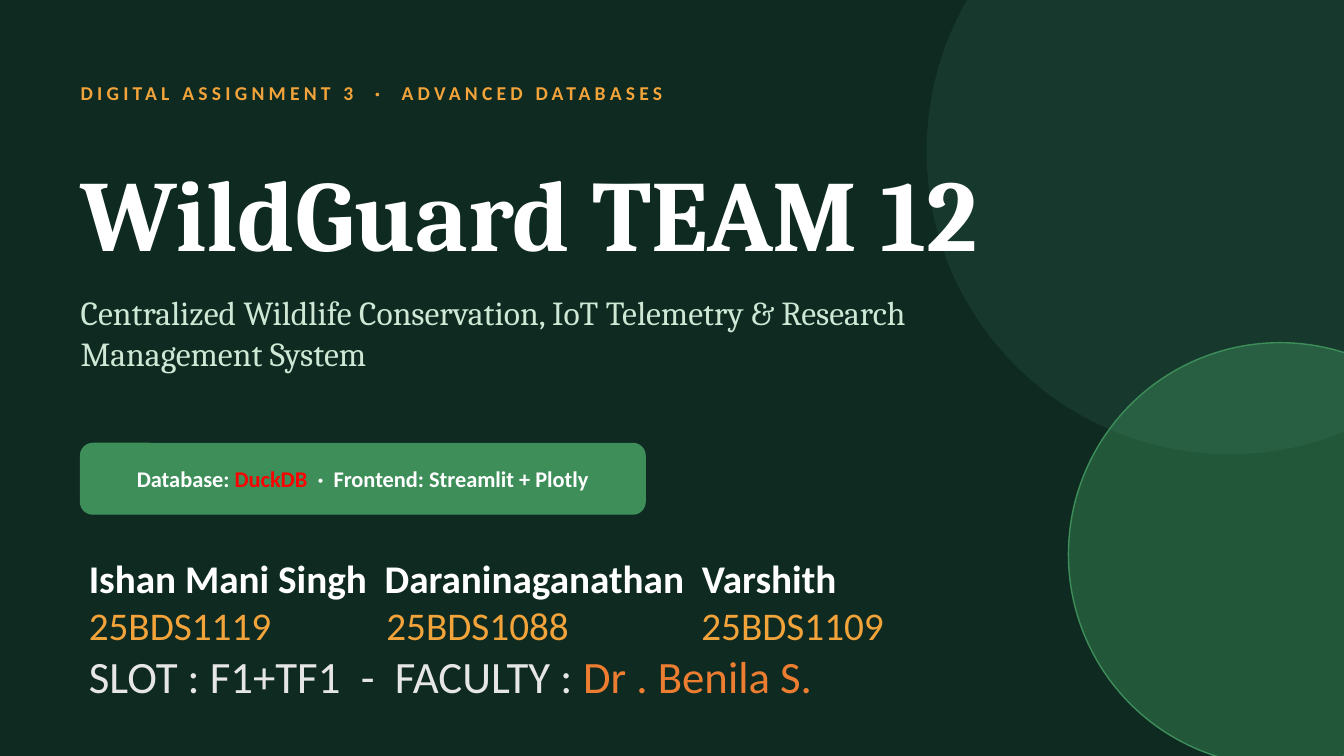
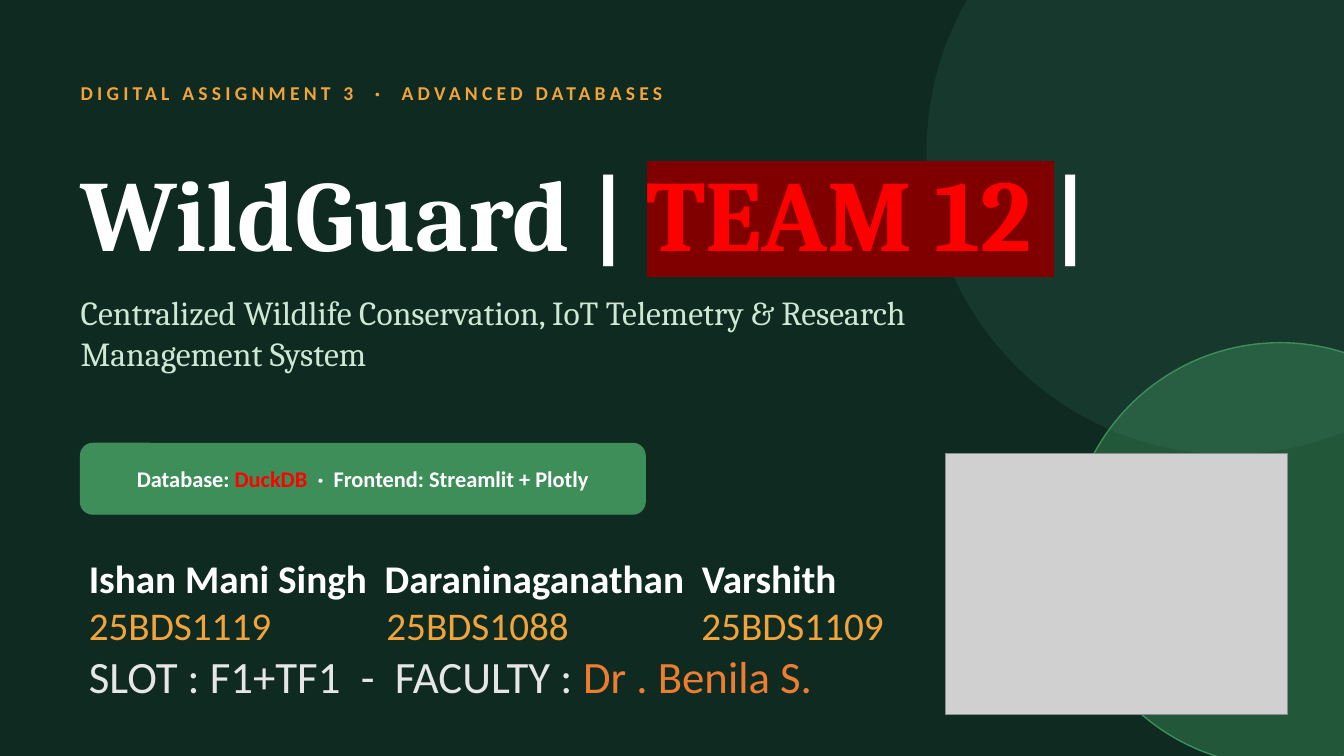
Before and after one commit to Irresistible-Ishan/DBMS-DuckBD-wildlife-monitoring-project-BACSE202, a slide deck: slide 1 of WildGuard_DuckDB_Presentation.pptx. Drawn at 1344x756 pixels with LibreOffice and Linux fonts; fonts in the diff are those of the drawing; grey boxes stand for pictures. Boxes give left, top, right and bottom in pixels: in the first picture for what was removed or moved away, otherwise in the second. Text is boxed around its words. In the diff, an @@ line names an element or a change of style, - is before the commit and + after.

```diff
--- a/WildGuard_DuckDB_Presentation.pptx
+++ b/WildGuard_DuckDB_Presentation.pptx
@@ text at (81, 159, 1032, 252): text changed @@
-WildGuard TEAM 12
+WildGuard | TEAM 12 |
@@ picture added at (946, 454, 1288, 715) @@
```
Also in this commit, not shown: 1 other slide changed, 1 other file.
